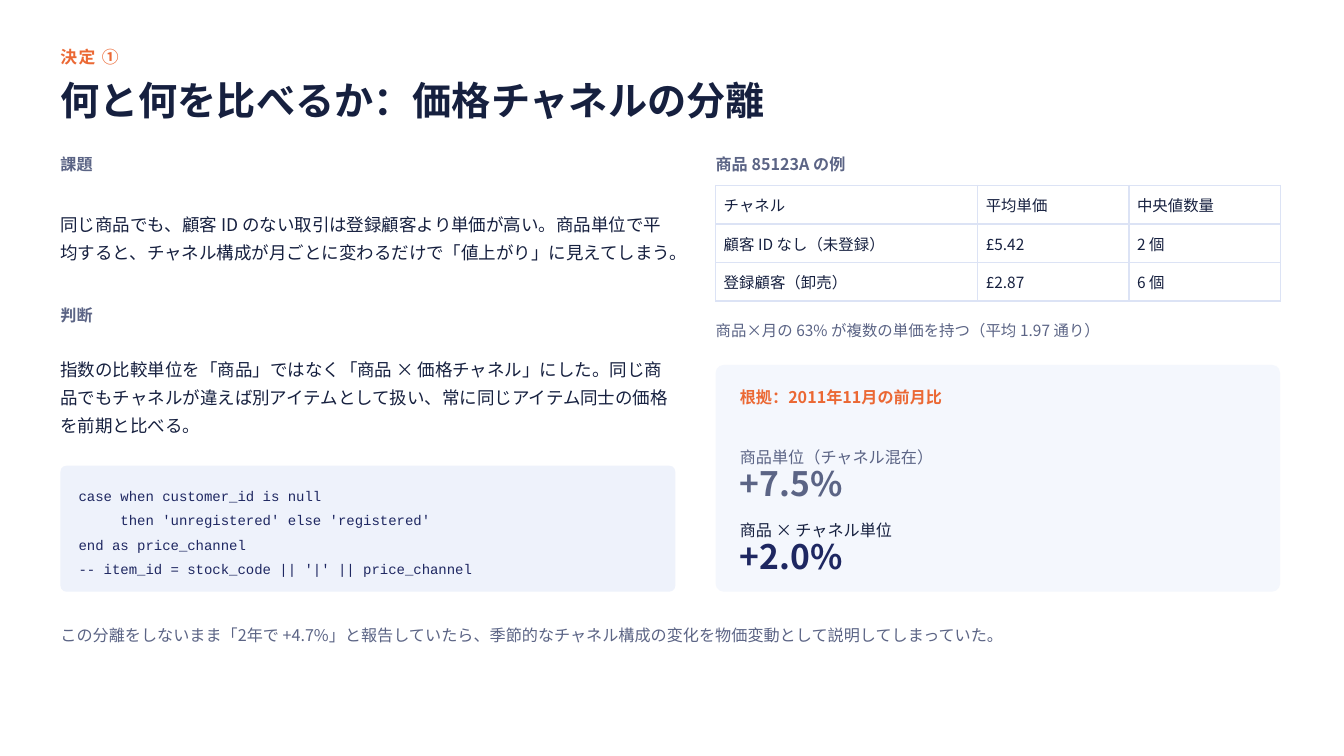
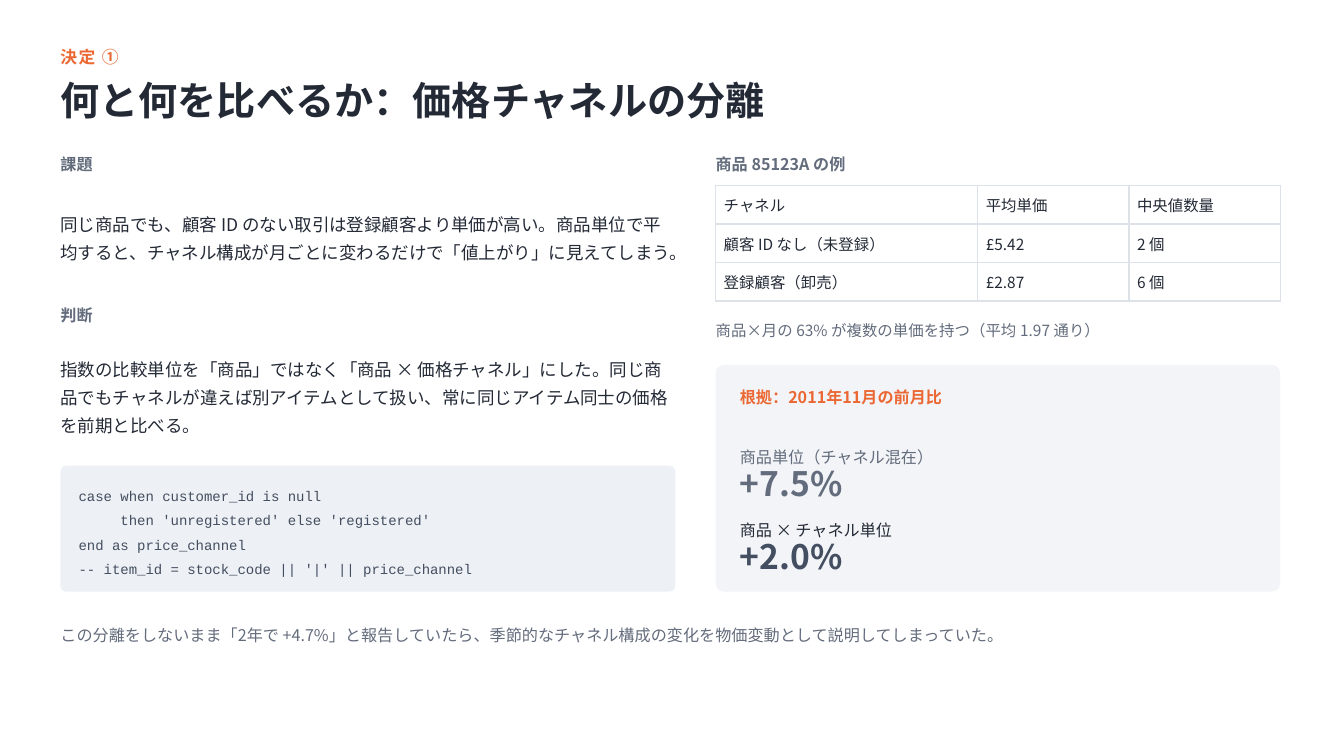
Before and after one commit to Calista0429/mini-nowcast, a slide deck: slide 2 of docs/mini-nowcast-engineering.pptx. Drawn at 1344x756 pixels with LibreOffice and Linux fonts; fonts in the diff are those of the drawing. Boxes give left, top, right and bottom in pixels: in the first picture for what was removed or moved away, otherwise in the second. Text is boxed around its words. In the diff, an @@ line names an element or a change of style, - is before the commit and + after.

```diff
--- a/docs/mini-nowcast-engineering.pptx
+++ b/docs/mini-nowcast-engineering.pptx
@@ rounded rectangle at (x1=716, y1=365, x2=1280, y2=592): fill #F4F7FD to #F2F4F7 @@
@@ text "商品単位（チャネル混在）" at (x1=740, y1=449, x2=933, y2=570): text colour #5B6485 to #636C7C in "商品単位（チャネル混在）", "+7.5%"; text colour #16203F to #232A36 in "商品 × チャネル単位"; text colour #1E2761 to #434E60 in "+2.0%" @@
@@ rounded rectangle at (x1=60, y1=466, x2=676, y2=592): fill #EEF2FB to #EDF0F4 @@
@@ text "case when customer_id is null" at (x1=79, y1=491, x2=472, y2=577): text colour #1E2761 to #434E60 @@
@@ text "この分離をしないまま「2年で +4.7%」と報告していたら、季節的なチャネル構成の変化を物価変動として説明してしまってい ..." at (x1=60, y1=627, x2=1003, y2=643): text colour #5B6485 to #636C7C @@
```
Also in this commit, not shown: 5 other slides changed, 3 other files.
